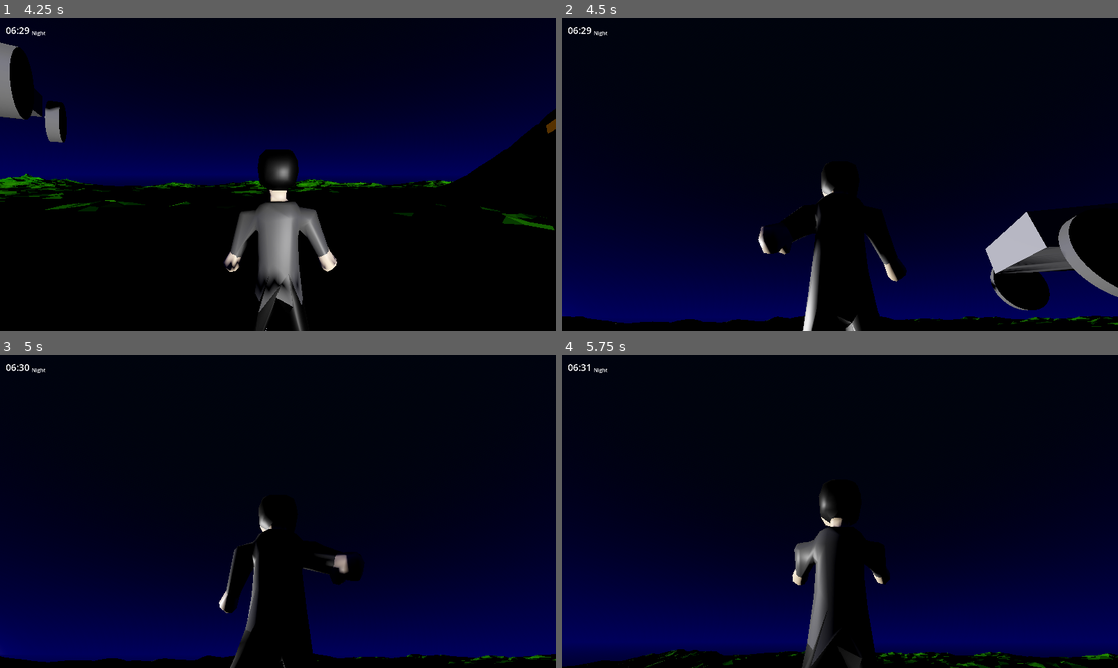
Above: before the commit, frames 1-4 (two rows, left to right).
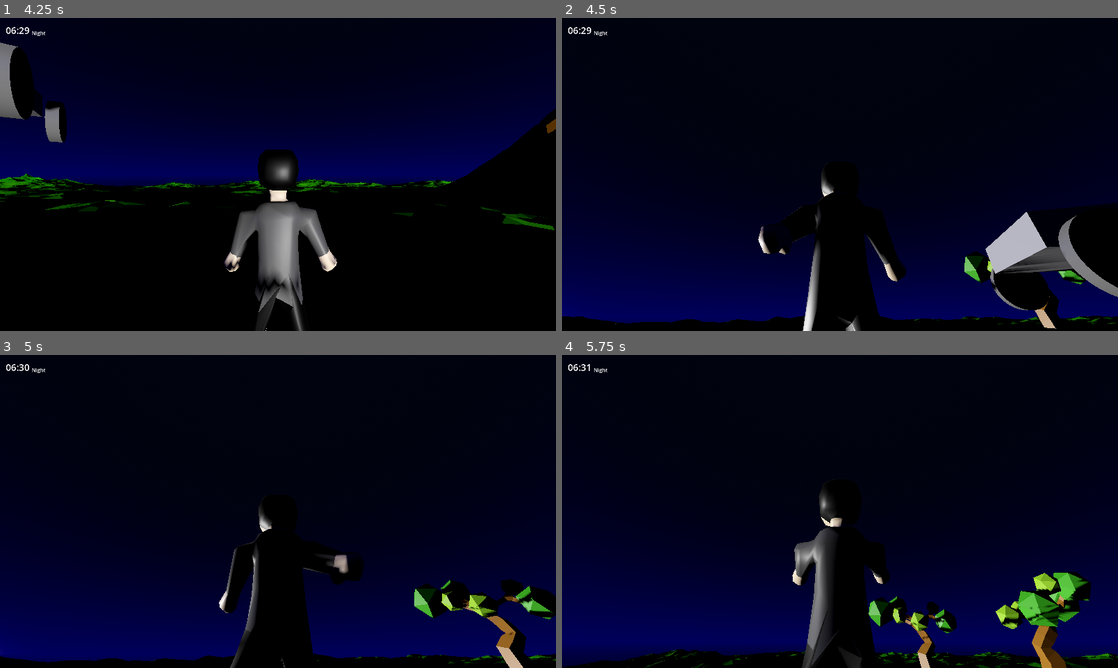
Above: after the commit, the same moments.

Repository: FujaTyping/Tafiya-Tare
Game: Godot game, scene res://UI/menu.tscn
Same seed, same stepped clock (60 frames per second), same inputs: the game is played once before the commit and once after it.
Inputs (mouse positions are in pixels of both pictures, inside the frame that each line leads up to):
- Up to frame 1 (4.25 s): click "Play" at 0.5 s; click "Select Sophia" at 1.25 s; click "Select Joker" at 2 s; move the mouse to (250, 237) at 2.77 s; hold W (up) from 2.78 s (still down); tap E (interaction) at 2.85 s; tap Space (jump) at 3.02, 3.77 s; move the mouse to (444, 221) at 3.52 s; tap Alt (toogleMouse) at 3.6 s
- Up to frame 2 (4.5 s): keep holding W (up); move the mouse to (795, 171) at 4.27 s; tap E (interaction) at 4.35 s
- Up to frame 3 (5 s): keep holding W (up)
- Up to frame 4 (5.75 s): move the mouse to (845, 511) at 5.02 s; release W (up) at 5.03 s; hold A (left) from 5.03 s (still down); tap Alt (toogleMouse) at 5.1 s; tap Space (jump) at 5.27 s

Frame 1 is identical in both runs. In frame 2, 0.8% of the frame differs, in the area x 72-100%, y 74-100%; in frame 3, 2.5%; in frame 4, 3.7%, in the area x 55-96%, y 69-100%.

Commit message:
Add tree 1

Diff:
--- a/game.tscn
+++ b/game.tscn
@@ -7,6 +7,7 @@
 [ext_resource type="PackedScene" uid="uid://dls1dsimcv06t" path="res://Terrain/Mt.glb" id="3_vef74"]
 [ext_resource type="AudioStream" uid="uid://c53hh3y5pe3xm" path="res://Sound/Midnight Mist Drive.mp3" id="6_ryrav"]
 [ext_resource type="AudioStream" uid="uid://dlinmocgjn065" path="res://Sound/Emerald Oasis Drive.mp3" id="7_eow3j"]
+[ext_resource type="PackedScene" uid="uid://bg4l86s7iwjuj" path="res://Terrain/Tree/Tree1.glb" id="8_j5wjh"]
 
 [sub_resource type="ProceduralSkyMaterial" id="ProceduralSkyMaterial_fc0e3"]
 sky_top_color = Color(0.03529412, 0.05490196, 0.078431375, 1)
@@ -153,3 +154,11 @@
 [node name="dayBGM" type="AudioStreamPlayer" parent="."]
 stream = ExtResource("7_eow3j")
 volume_db = -11.0
+
+[node name="AssetsTerrain" type="Node3D" parent="."]
+
+[node name="Tree1" parent="AssetsTerrain" instance=ExtResource("8_j5wjh")]
+transform = Transform3D(0.91843677, 0, 0, 0, 0.945633, 0, 0, 0, 0.8795617, -8.680696, 0.09044647, -3.0709515)
+
+[node name="Tree2" parent="AssetsTerrain" instance=ExtResource("8_j5wjh")]
+transform = Transform3D(-0.6475144, 0, 0.6237759, 0, 0.945633, 0, -0.6513457, 0, -0.62010676, -11.228506, 0.09044647, 2.1545043)
Binary file added: Terrain/Tree/Tree1.glb
Not shown, added: Terrain/Tree/Tree1.glb.import
Not shown: 1 places in game.tscn that only renumber resources
